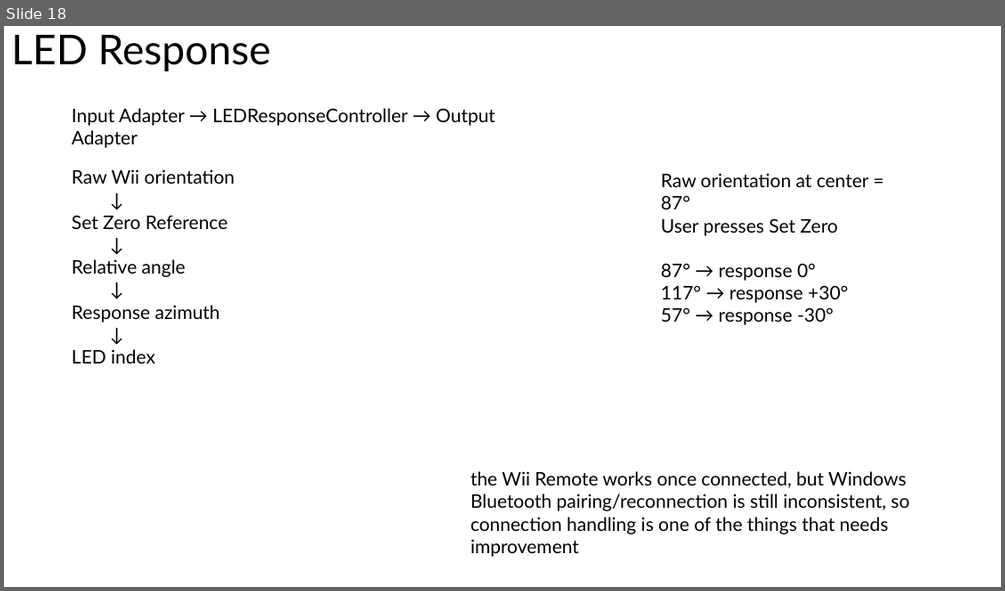
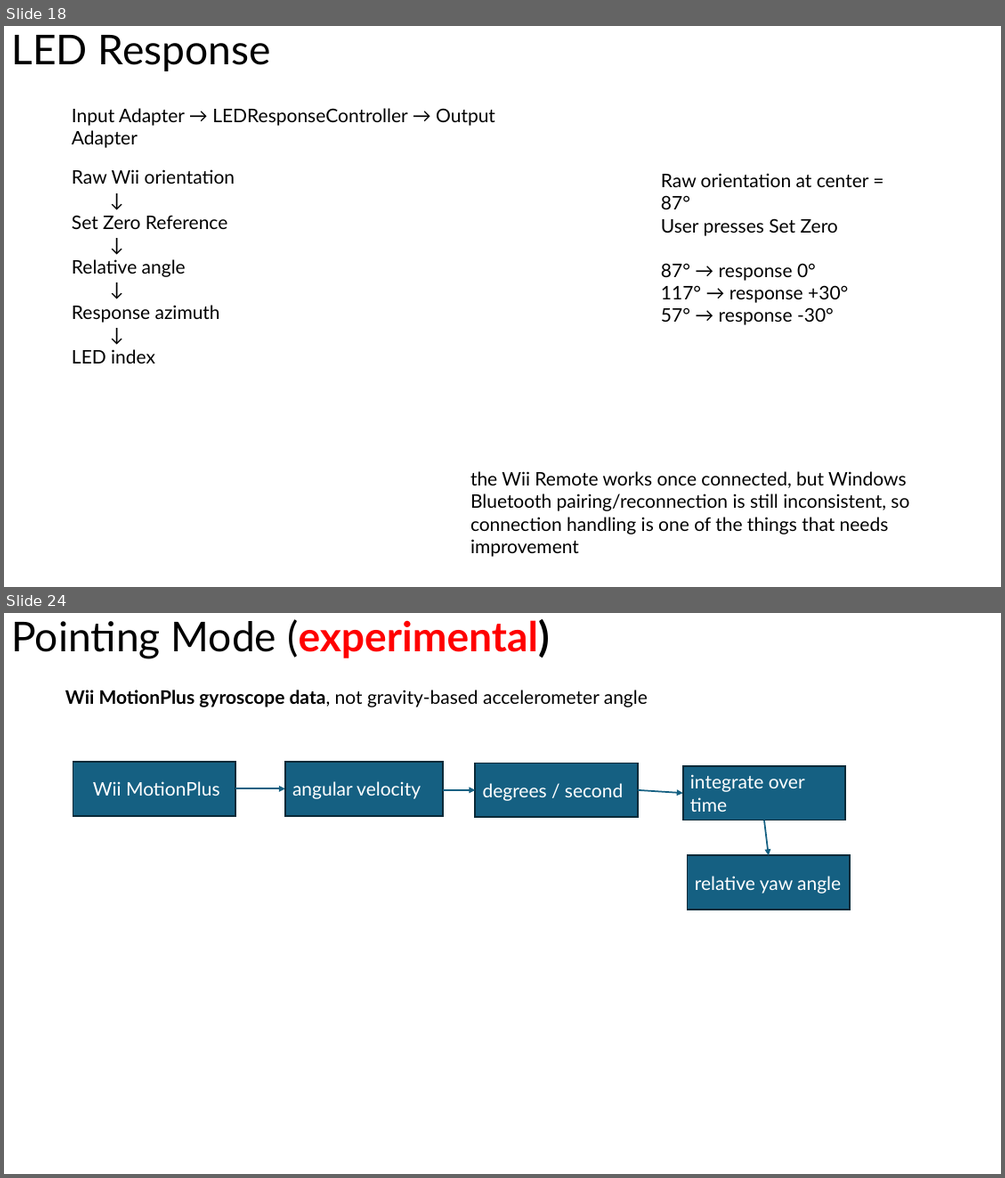
Before and after one commit to Won-Jang/VisualTrackingCore, a slide deck: docs/doc.pptx. Shown one above the other, each under a label of ours: slide 18 before the commit, slides 18 and 24 after it; the slides between them are not shown. The pictures are 1005x591 and 1005x1178 pixels, drawn with LibreOffice and Linux fonts; fonts in the diff are those of the drawing. Boxes give left, top, right and bottom in pixels: in the first picture for what was removed or moved away, otherwise in the second. Text is boxed around its words. In the diff, an @@ line names an element or a change of style, - is before the commit and + after.

```diff
--- a/docs/doc.pptx
+++ b/docs/doc.pptx
@@ slide 24 added at (4, 613, 1001, 1174), background #FFFFFF @@
@@ title added at (11, 619, 550, 659), 39.6 pt, text #000000 @@
+Pointing Mode (experimental)
@@ text added at (65, 690, 647, 707), 18 pt, text #000000 @@
+Wii MotionPlus gyroscope data, not gravity-based accelerometer angle
@@ rectangle added at (73, 762, 235, 816), fill #156082, outline #092A39 1.5 pt, 18 pt, text #FFFFFF @@
+Wii MotionPlus
@@ rectangle added at (285, 762, 443, 816), fill #156082, outline #092A39 1.5 pt, 18 pt, text #FFFFFF @@
+angular velocity
@@ rectangle added at (475, 763, 638, 817), fill #156082, outline #092A39 1.5 pt, 18 pt, text #FFFFFF @@
+degrees / second
@@ rectangle added at (683, 765, 845, 819), fill #156082, outline #092A39 1.5 pt, 18 pt, text #FFFFFF @@
+integrate over time
@@ arrow added from (235, 788) to (285, 788), #156082 1.5 pt @@
@@ arrow added from (443, 790) to (475, 790), #156082 1.5 pt @@
@@ arrow added from (638, 790) to (683, 793), #156082 1.5 pt @@
@@ arrow added from (764, 820) to (769, 855), #156082 1.5 pt @@
@@ rectangle added at (688, 855, 850, 909), fill #156082, outline #092A39 1.5 pt, 18 pt, text #FFFFFF @@
+relative yaw angle
```
Also in this commit, not shown: 11 other slides added, 4 slides removed.
